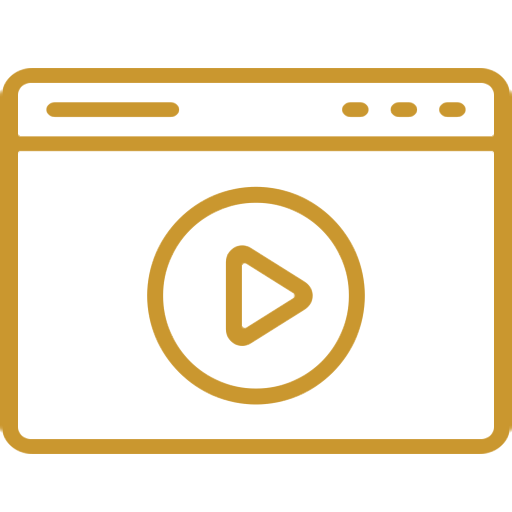
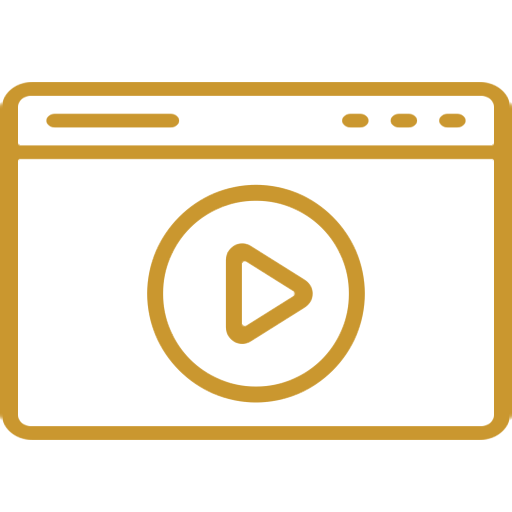
Comparing the layer stacks of the two 512x512 images. Changes:
removed layer "video-player copy 2" over [0, 68, 512, 454]
added layer "video-player copy 3" above "backpack1 copy" over [0, 82, 512, 440]
